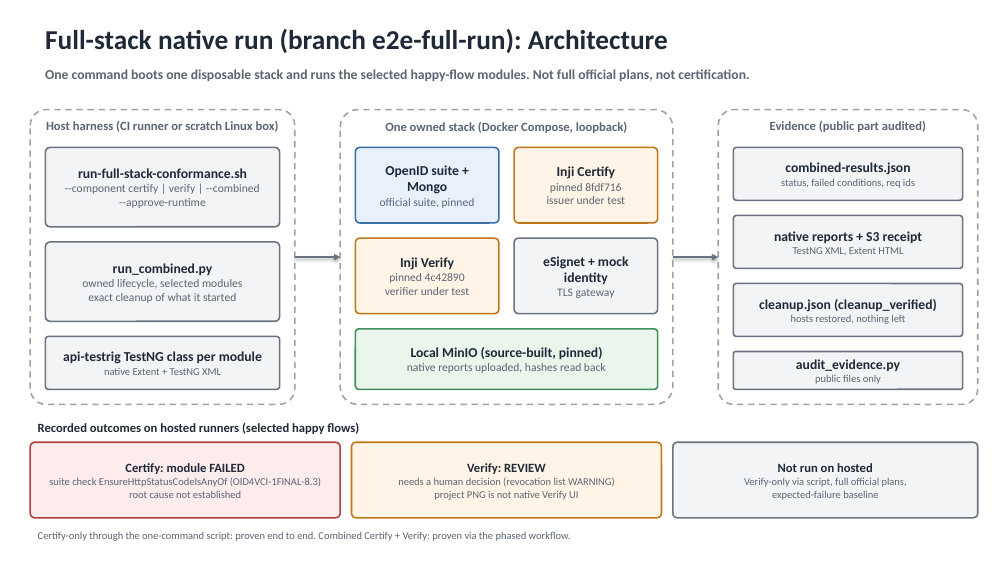
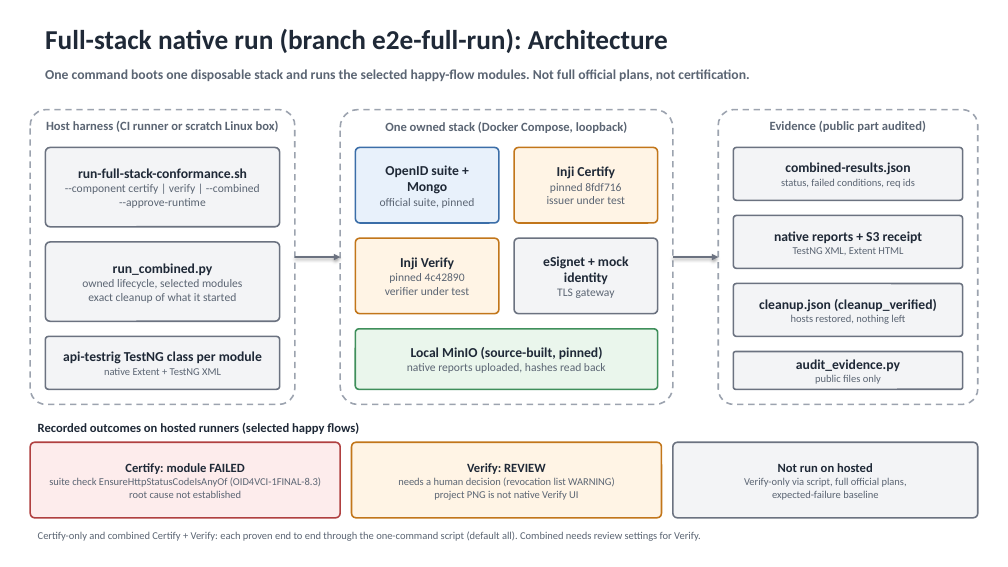
Before and after one commit to ShrinidhiAR/inji-openid-conformance, a slide deck: slide 2 of docs/architecture.pptx. Drawn at 1008x567 pixels with LibreOffice and Linux fonts; fonts in the diff are those of the drawing. Boxes give left, top, right and bottom in pixels: in the first picture for what was removed or moved away, otherwise in the second. Text is boxed around its words. In the diff, an @@ line names an element or a change of style, - is before the commit and + after.

Commit message:
Docs: record hosted proof of the single default-all --combined command (run 40651319058), exact command choice, deck footer

```diff
--- a/docs/architecture.pptx
+++ b/docs/architecture.pptx
@@ text at bbox=[38, 531, 701, 541]: text changed @@
-Certify-only through the one-command script: proven end to end. Combined Certify + Verify: proven via the phased workflow.
+Certify-only and combined Certify + Verify: each proven end to end through the one-command script (default all). Combined needs review settings for Verify.
```
Also in this commit, not shown: 4 other files.
